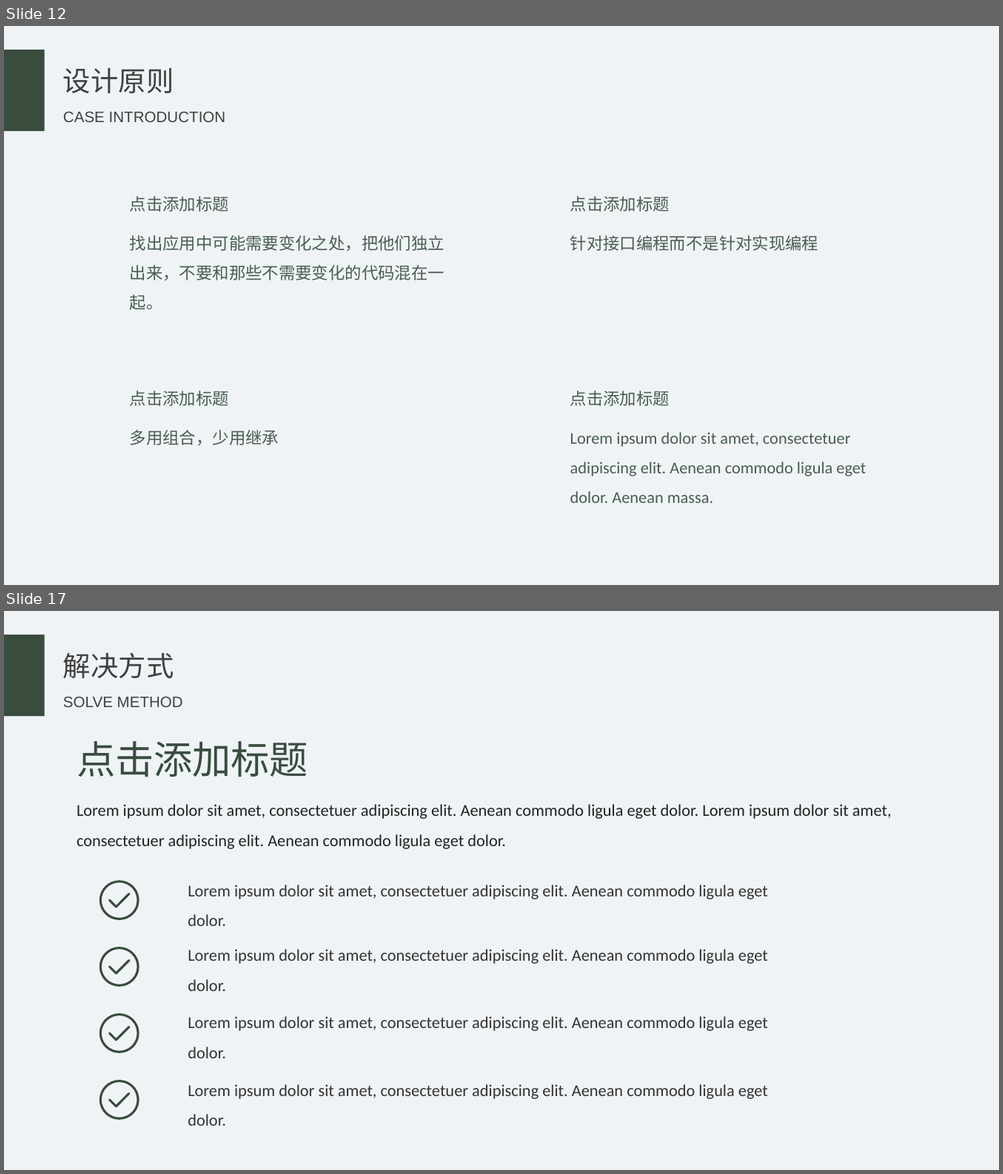
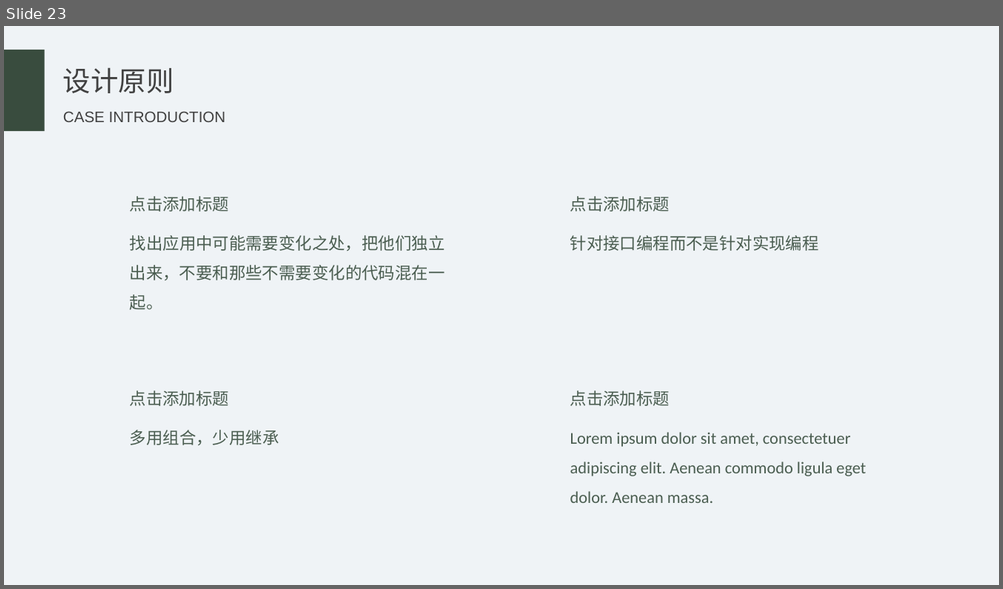
Before and after one commit to HTML-Worker/Design_Pattern_Sharing, a slide deck: doc/设计模式.pptx. Shown one above the other, each under a label of ours: slides 12 and 17 before the commit, slide 23 after it; the slides between them are not shown. The pictures are 1003x1174 and 1003x589 pixels, drawn with LibreOffice and Linux fonts; fonts in the diff are those of the drawing. Boxes give left, top, right and bottom in pixels: in the first picture for what was removed or moved away, otherwise in the second. Text is boxed around its words. In the diff, an @@ line names an element or a change of style, - is before the commit and + after.

```diff
--- a/doc/设计模式.pptx
+++ b/doc/设计模式.pptx
@@ slide 17 removed at (4,611,999,1170), background #EFF3F6 @@
@@ rectangle removed at (4,635,45,716) @@
@@ text removed at (63,652,174,678) @@
-解决方式
@@ text removed at (63,696,183,707) @@
-SOLVE METHOD
@@ freeform shape removed at (99,880,139,920) @@
@@ freeform shape removed at (108,892,131,908) @@
@@ freeform shape removed at (99,947,139,987) @@
@@ freeform shape removed at (108,959,131,974) @@
@@ freeform shape removed at (99,1014,139,1054) @@
@@ freeform shape removed at (108,1025,131,1041) @@
@@ freeform shape removed at (99,1080,139,1120) @@
@@ freeform shape removed at (108,1092,131,1108) @@
@@ group removed at (77,741,891,1126): 6 texts @@
-点击添加标题
-Lorem ipsum dolor sit amet, consectetuer adipiscing elit. Aenean commodo ligula eget dolor. Lorem ipsum dolor sit amet, consectetuer adipiscing elit. Aenean commodo ligula eget dolor.
-Lorem ipsum dolor sit amet, consectetuer adipiscing elit. Aenean commodo ligula eget dolor.
-Lorem ipsum dolor sit amet, consectetuer adipiscing elit. Aenean commodo ligula eget dolor.
-Lorem ipsum dolor sit amet, consectetuer adipiscing elit. Aenean commodo ligula eget dolor.
-Lorem ipsum dolor sit amet, consectetuer adipiscing elit. Aenean commodo ligula eget dolor.
@@ what was slide 12 is now slide 23 @@
```
Also in this commit, not shown: 7 slides changed, 16 slides added, 12 other slides removed, 1 other file.
